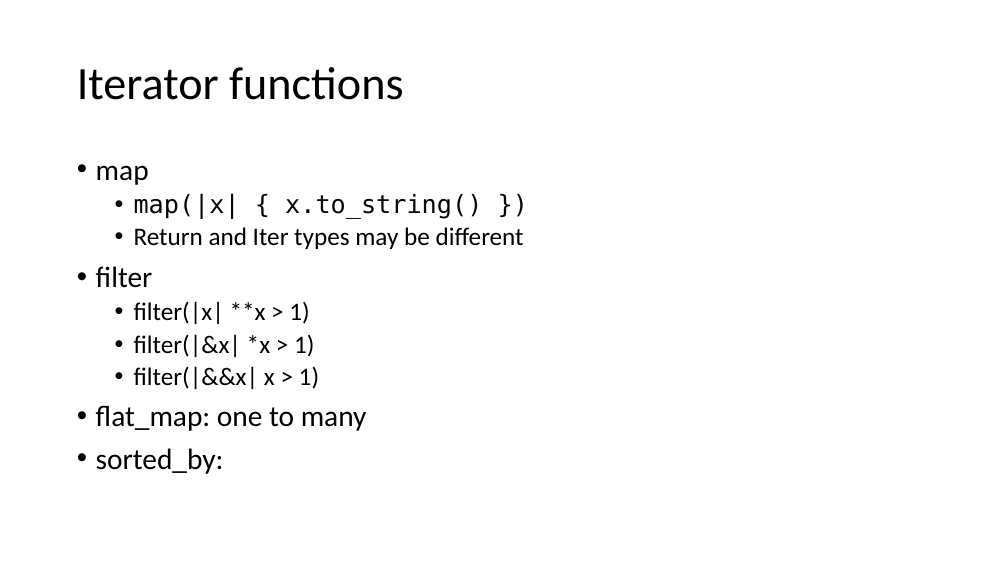
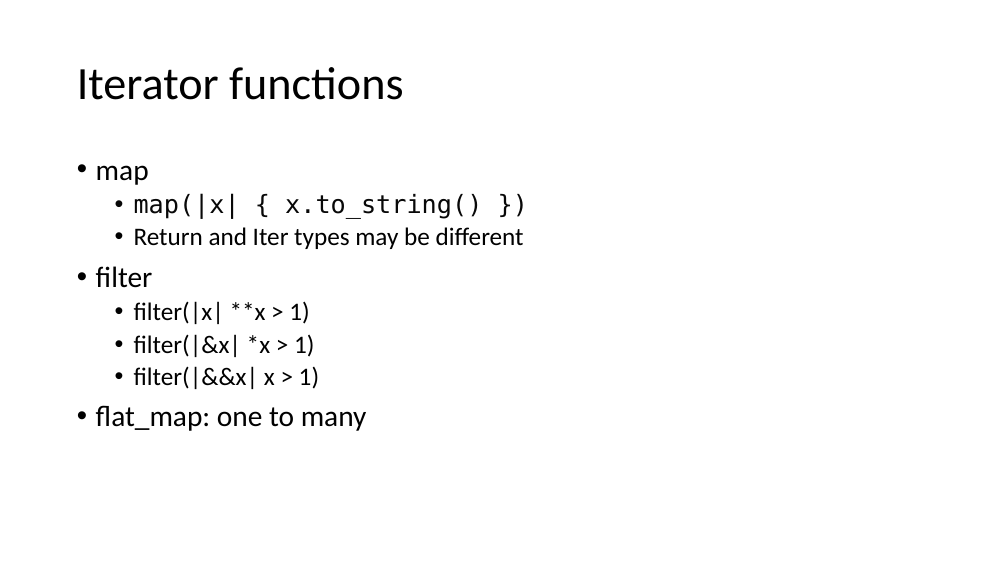
Before and after one commit to kugushev/course-rust-basics, a slide deck: slide 8 of src/07-DailyNeeds/07-DailyNeeds.pptx. Drawn at 1008x567 pixels with LibreOffice and Linux fonts; fonts in the diff are those of the drawing. Boxes give left, top, right and bottom in pixels: in the first picture for what was removed or moved away, otherwise in the second. Text is boxed around its words. In the diff, an @@ line names an element or a change of style, - is before the commit and + after.

```diff
--- a/src/07-DailyNeeds/07-DailyNeeds.pptx
+++ b/src/07-DailyNeeds/07-DailyNeeds.pptx
@@ text at (96,448,224,474): paragraph removed @@
-• sorted_by:
```
Also in this commit, not shown: 1 other slide changed, 1 slide added, 1 other file.
